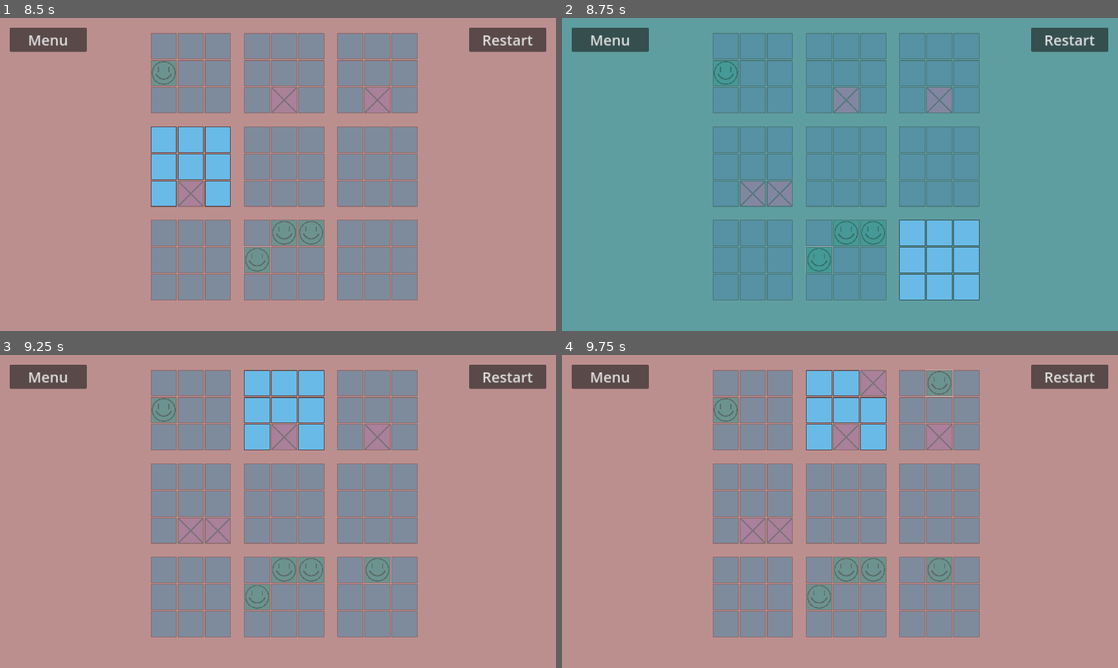
Above: before the commit, frames 1-4 (two rows, left to right).
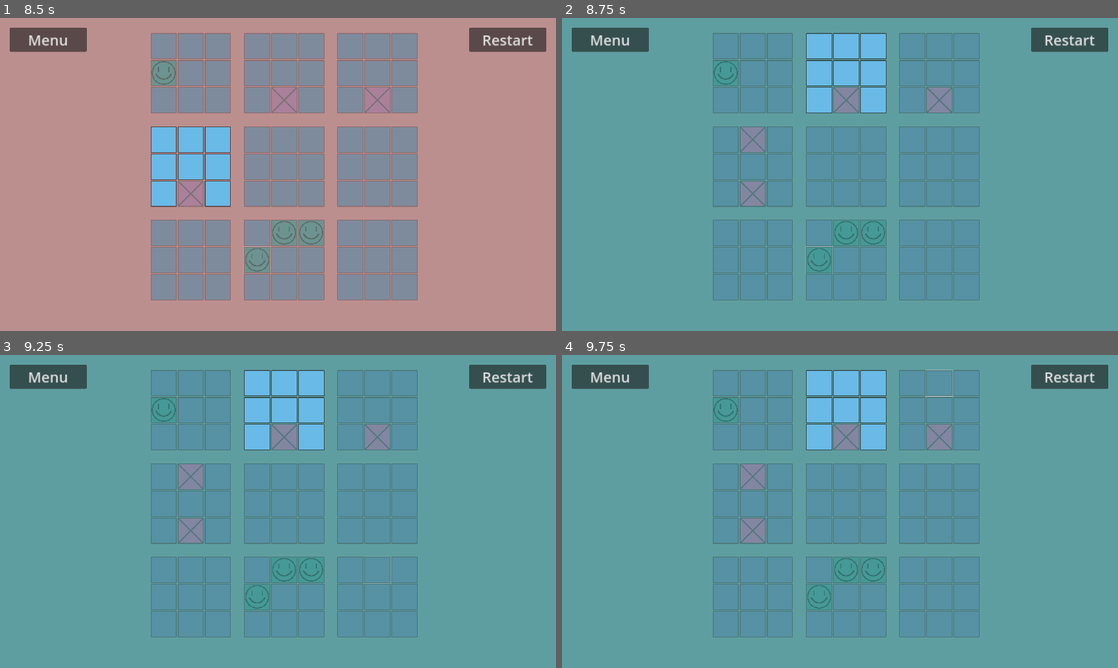
Above: after the commit, the same moments.

Repository: Flocondeglace/Morpiony
Game: Godot game, scene res://Scene/main.tscn
Same seed, same stepped clock (60 frames per second), same inputs: the game is played once before the commit and once after it.
Inputs (mouse positions are in pixels of both pictures, inside the frame that each line leads up to):
- Up to frame 1 (8.5 s): click "Start" at 0.5 s; click (161, 46) at 1.27 s; click "Restart" at 2 s; click (189, 46) at 2.77 s; click "Restart" at 3.5 s; click (216, 46) at 4.27 s; click "Restart" at 5 s; click (161, 74) at 5.77 s; click (283, 233) at 6.52 s; click (311, 233) at 7.27 s; click (255, 259) at 8.02 s
- Up to frame 2 (8.75 s): no input
- Up to frame 3 (9.25 s): click (378, 570) at 8.77 s
- Up to frame 4 (9.75 s): click (940, 383) at 9.52 s

Frame 1 is identical in both runs. In frame 2, 7.5% of the frame differs, in the area x 32-76%, y 4-91%; in frame 3, 96%; in frame 4, 96%, in the area x 0-100%, y 0-100%.

Commit message:
code plus jolie

Diff:
--- a/Scene/Computer.gd
+++ b/Scene/Computer.gd
@@ -1,34 +1,46 @@
 extends Node2D
 
+## Contiendra la liste des cases voisines à une case déjà prises par le joueur
 var hasneighbour = []
+var num_player : int
+var cases_disponibles
+var morpions_disponibles
+## Case que le joueur va jouer
+var choix
+var liste_choix
 
-func play(numPlayer,morp,dispo,morplegal):
+func play_strat_stupide():
+	return play_random(cases_disponibles)
+
+func play_strat_attaque():
+	hasneighbour = []
+	liste_choix = []
+	push_warning("Attaque")
+	liste_choix = play_attack()
+	if liste_choix == []:
+		push_warning("Defense")
+		liste_choix = play_def()
+	if liste_choix == []:
+		push_warning("Voisin")
+		liste_choix = hasneighbour
+	if liste_choix == []:
+		push_warning("Aleatoire")
+		liste_choix.append(play_random(cases_disponibles))
+	return play_random_list(liste_choix)
+
+
+func play(vnum_player,morp,dispo,morplegal):
+	num_player = vnum_player
+	cases_disponibles = dispo
+	morpions_disponibles = morplegal
+	choix = null
 	# stupide
-	#var case = dispo.pick_random().pick_random()#dispo[randi_range(0, dispo.size()-1)]
-	#case.emit_signal("pressed")
+	# choix = play_strat_stupide()
 
-	var choix
-	hasneighbour = []
 	# semi smart attaque
-	push_warning("Attaque")
-	for minimorplegal in morplegal:
-		choix = play_align_3(numPlayer,minimorplegal.minimorp,true)
-		if choix != null:
-			break
-	if choix == null:
-		push_warning("Defense")
-		for minimorplegal in morplegal:
-			choix = play_def(numPlayer,minimorplegal.minimorp)
-			if choix != null:
-				push_warning("break")
-				break
-	if choix==null:
-		push_warning("Voisin")
-		choix = play_next_to(hasneighbour)
-	if choix == null:
-		push_warning("Random")
-		choix = play_random(dispo)
-	click(numPlayer,choix)
+	choix = play_strat_attaque()
+
+	click(choix)
 
 
 func play_random(dispo):
@@ -37,18 +49,23 @@
 func play_random_list(dispo):
 	return dispo.pick_random()
 
-func click(numPlayer,case):
-	case.set_piece(numPlayer)
+func click(case):
+	case.set_piece(num_player)
 
-# Prends en entrée la liste des cases dispo à côté desquelles il y a une case de rempli gagnante
-func play_next_to(dispo):
-	if dispo != []:
-		play_random_list(dispo)
-	else :
-		return null
+func play_attack():
+	var liste_choix_attack = []
+	for mini in morpions_disponibles:
+		liste_choix_attack += play_attack_mini(num_player,mini.minimorp,true)
+	return liste_choix_attack
 
+func play_def():
+	var liste_choix_def = []
+	for mini in morpions_disponibles:
+		liste_choix_def += play_def_mini(mini.minimorp)
+	return liste_choix_def
 
-func play_align_3(numPlayer,cases,conservation_voisins):
+func play_attack_mini(numPlayer,cases,conservation_voisins):
+	var liste_propositions = []
 	var wincases = cases.filter(func (case): return case.win == numPlayer)
 	var freecases = cases.filter(func (case): return case.win == 0)
 	var wincases_ord_line = []
@@ -61,9 +78,9 @@
 	var windiag2 = wincases.filter(func (case): return case.pos in [2,4,6])
 
 	if (freediag1.size() == 1 && windiag1.size()==2):
-		return freediag1[0]
+		liste_propositions.append(freediag1[0])
 	if (freediag2.size() == 1 && windiag2.size()==2):
-		return freediag2[0]
+		liste_propositions.append(freediag2[0])
 
 	var k : int = 3
 	for i in range (0,3):
@@ -74,18 +91,17 @@
 	for i in range (0,3):
 		if (wincases_ord_line[i].size() == 2 && freecases_ord_line[i].size() == 1):
 			push_warning("liiigne "+ str(i)+ " vpos : "+str(freecases_ord_line[i][0].pos))
-			return freecases_ord_line[i][0]
+			liste_propositions.append(freecases_ord_line[i][0])
 		if (wincases_ord_column[i].size() == 2 && freecases_ord_column[i].size() == 1):
 			push_warning("colooone "+ str(i)+ " vpos : " + str(freecases_ord_column[i][0].pos))
-			return freecases_ord_column[i][0]
+			liste_propositions.append(freecases_ord_column[i][0])
 		if conservation_voisins :
 			if (wincases_ord_line[i].size()==1 && freecases_ord_line[i].size()>=1):
 				hasneighbour.append_array(freecases_ord_line[i])
 			if (wincases_ord_column[i].size()==1 && freecases_ord_column[i].size()>=1):
 				hasneighbour.append_array(freecases_ord_column[i])
-	push_warning("rien trouvé")
-	return null
+	return liste_propositions
 
 
-func play_def(numPlayer,cases):
-	return play_align_3(numPlayer%2 +1, cases,false)
+func play_def_mini(cases):
+	return play_attack_mini(num_player%2 +1, cases,false)
